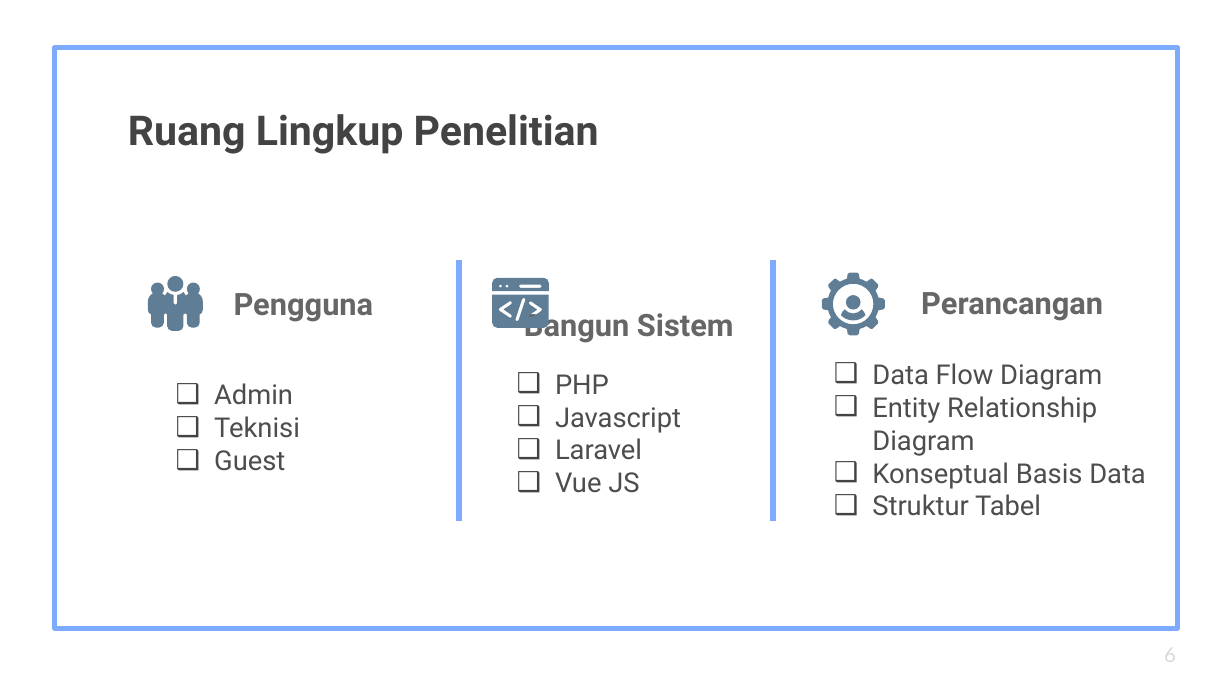
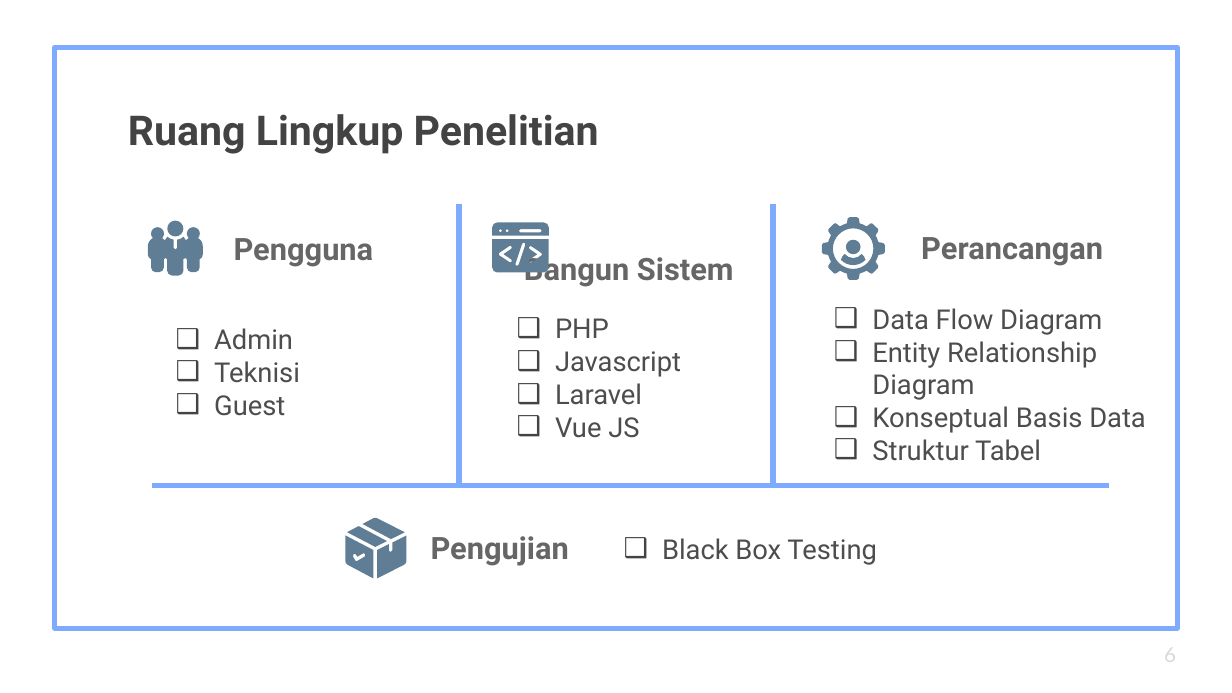
Before and after one commit to Naveigell/ta-1, a slide deck: slide 6 of Ujian Proposal.pptx. Drawn at 1232x693 pixels with LibreOffice and Linux fonts; fonts in the diff are those of the drawing. Boxes give left, top, right and bottom in pixels: in the first picture for what was removed or moved away, otherwise in the second. Text is boxed around its words. In the diff, an @@ line names an element or a change of style, - is before the commit and + after.

```diff
--- a/Ujian Proposal.pptx
+++ b/Ujian Proposal.pptx
@@ line added from (460, 260) to (460, 521), #7FABFF 3 pt @@
@@ line added from (772, 260) to (772, 521), #7FABFF 3 pt @@
@@ 7 freeform shapes, 3 titles, 2 texts, 2 lines, 1 subtitle: place and size @@
-7 freeform shapes, 3 titles, 2 texts, 2 lines, 1 subtitle at [148, 260, 1146, 521]
+7 freeform shapes, 3 titles, 2 texts, 2 lines, 1 subtitle at [148, 205, 1146, 466]
@@ rectangle added at [149, 483, 1082, 607], fill #FFFFFF @@
@@ line added from (1109, 485) to (152, 485), #7FABFF 3 pt @@
@@ group added at [345, 517, 407, 579]: 4 freeform shapes @@
@@ text added at [431, 536, 569, 566], 18 pt, text #666666, bold @@
+Pengujian
@@ subtitle added at [662, 538, 877, 565], 16 pt, text #4D4D4D @@
+❑ Black Box Testing
```
Also in this commit, not shown: 3 other slides changed, 1 slide removed.
